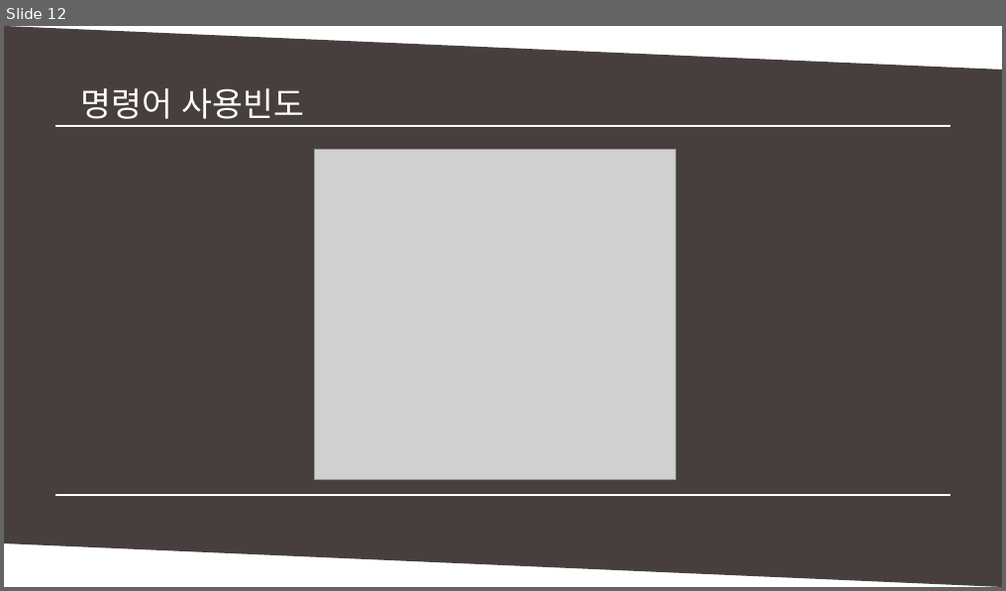
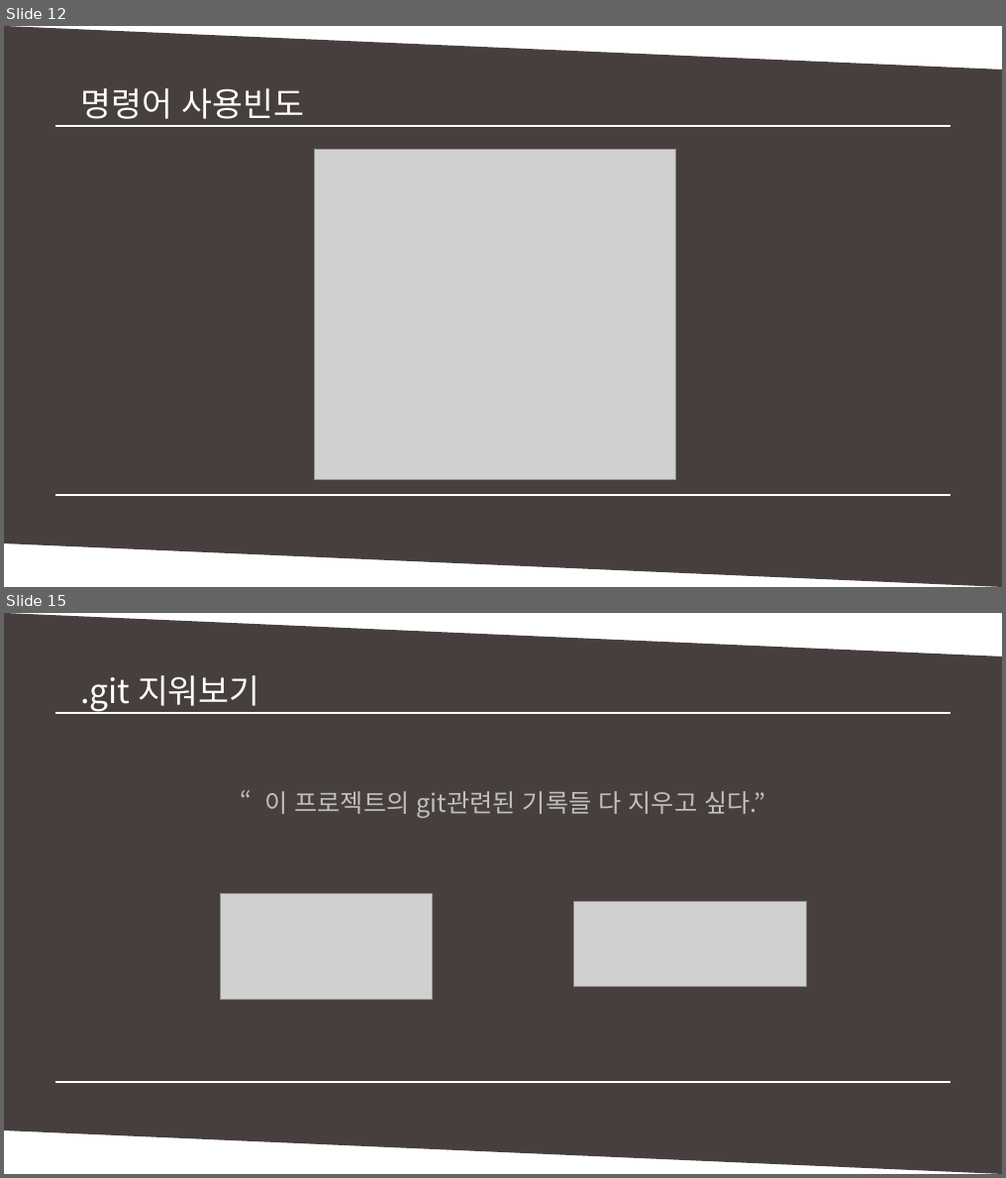
Before and after one commit to MinSikMoon/pptgit, a slide deck: git발표.pptx. Shown one above the other, each under a label of ours: slide 12 before the commit, slides 12 and 15 after it; the slides between them are not shown. The pictures are 1006x591 and 1006x1178 pixels, drawn with LibreOffice and Linux fonts; fonts in the diff are those of the drawing; grey boxes stand for pictures. Boxes give left, top, right and bottom in pixels: in the first picture for what was removed or moved away, otherwise in the second. Text is boxed around its words. In the diff, an @@ line names an element or a change of style, - is before the commit and + after.

```diff
--- a/git발표.pptx
+++ b/git발표.pptx
@@ slide 15 added at [4, 613, 1002, 1174], background #FFFFFF @@
@@ parallelogram added at [4, 613, 1002, 1173], fill #473F3D @@
@@ text added at [80, 675, 260, 713], 24 pt, text #FFFFFF @@
+.git 지워보기
@@ line added from (54, 713) to (951, 713), #FFFFFF 1 pt @@
@@ line added from (62, 713) to (951, 713), #FFFFFF 1 pt @@
@@ text added at [264, 791, 765, 818], 18 pt, text #BFBFBF @@
+“이 프로젝트의 git관련된 기록들 다 지우고 싶다.”
@@ picture added at [221, 893, 432, 999] @@
@@ picture added at [574, 901, 806, 986] @@
@@ line added from (54, 1082) to (944, 1082), #FFFFFF 1 pt @@
@@ line added from (54, 1082) to (951, 1082), #FFFFFF 1 pt @@
```
Also in this commit, not shown: 1 slide changed, 3 other slides added, 1 slide removed.
